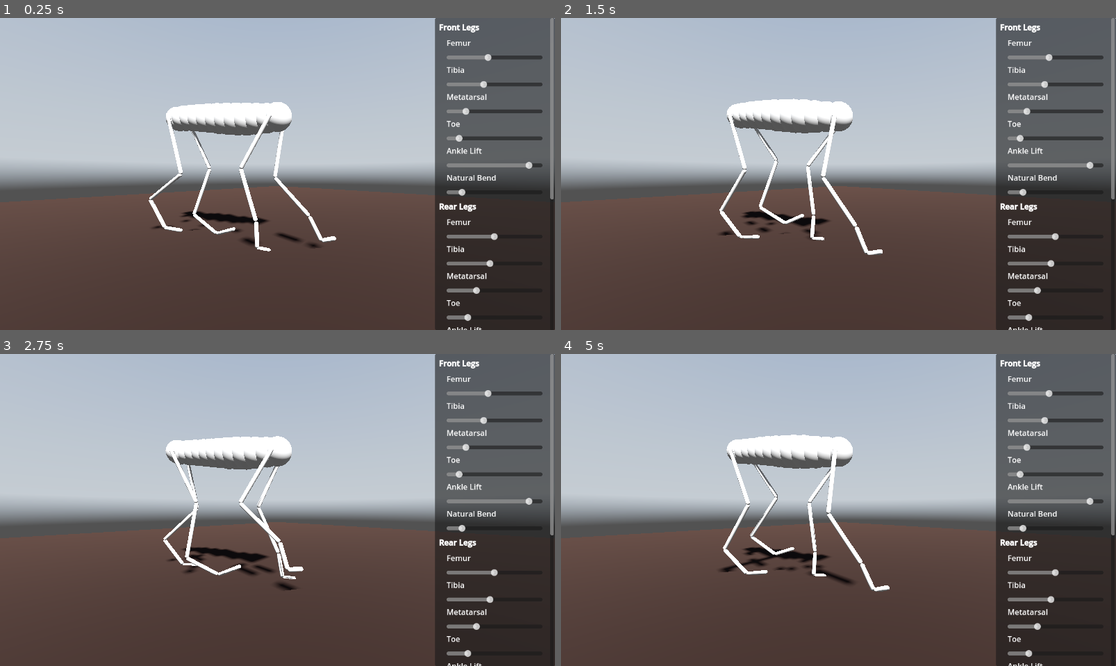
Above: before the commit, frames 1-4 (two rows, left to right).
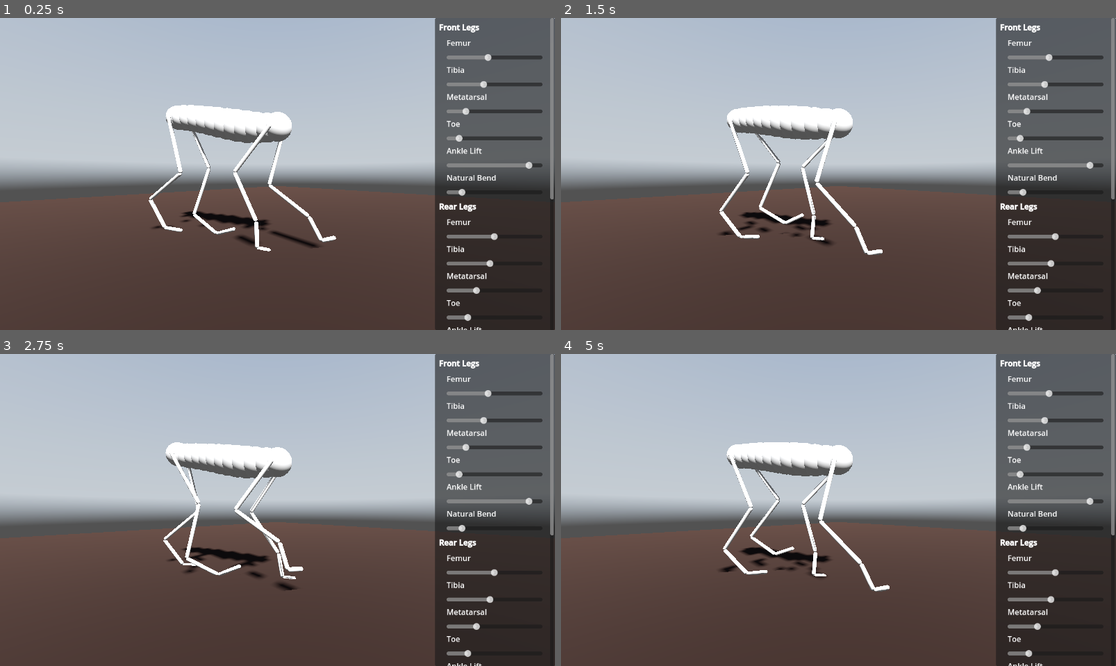
Above: after the commit, the same moments.

Repository: jehoz/legs-and-gaits
Game: Godot game, scene res://scenes/default.tscn
Two runs of this game, one before a commit and one after it. Both use one fixed random seed, a clock stepped at 60 frames per second and the inputs below. A sky picture missing from this copy of the repository is replaced by a grey-blue gradient.
Inputs:
- Up to frame 1 (0.25 s): no input
- Up to frame 2 (1.5 s): no input
- Up to frame 3 (2.75 s): no input
- Up to frame 4 (5 s): no input

The runs differ from the first frame. In frame 1, 2.2% of the frame differs, in the area x 27-61%, y 26-73%; in frame 2, 2.8%; in frame 3, 2.6%; in frame 4, 3.1%, in the area x 29-60%, y 25-77%.

Commit message:
Move body segment with oscillators instead

Diff:
--- a/scripts/body_segment.gd
+++ b/scripts/body_segment.gd
@@ -59,29 +59,12 @@
 	look_at(look_target, global_basis.y)
 	rotate_y(-twist * 0.1)
 
-	# upward force applied by leg proportional to step
-	var leg_force = max(-leg_l.oscillator.bias_peak(leg_l.osc_vertical_bias, PI/2),
-					 	-leg_r.oscillator.bias_peak(leg_r.osc_vertical_bias, PI/2))
-	# this just makes the walk animaton more natural looking
-	var target_height = resting_height + leg_force * leg_l.max_length() * 0.1
-
-	# apply upward acceleration to body segment when leg is planted
-	if (leg_l.is_planted() or leg_r.is_planted()) and position.y < target_height:
-		var error = target_height - position.y
-
-		var p_coeff = 75 + pow(2, leg_l.osc_vertical_bias) * leg_force * 0.5
-		var d_coeff = 10.0
-
-		y_velocity += (p_coeff * error - d_coeff * (error - prev_error)) * delta
-		y_velocity /= 2.0
-		prev_error = error
-
-	y_velocity -= GRAVITY * delta
-
-	position.y += y_velocity * delta
-
-	# don't fall through the ground
-	var bottom = max(radius, leg_l.min_length())
-	if position.y < bottom:
-		position.y = bottom
-		y_velocity = 0
+	# bob up and down
+	var bounce_amt = 0.1 - 0.01 * leg_l.osc_vertical_bias
+	var bounce_off = 0.15
+	var avg_leg_osc = (
+		leg_l.oscillator.bias_slope(leg_l.osc_vertical_bias / 2, bounce_off) +
+		leg_r.oscillator.bias_slope(leg_r.osc_vertical_bias / 2, bounce_off)
+		) / 2
+	var y = leg_l.resting_length() - bounce_amt * avg_leg_osc
+	global_position.y = y
